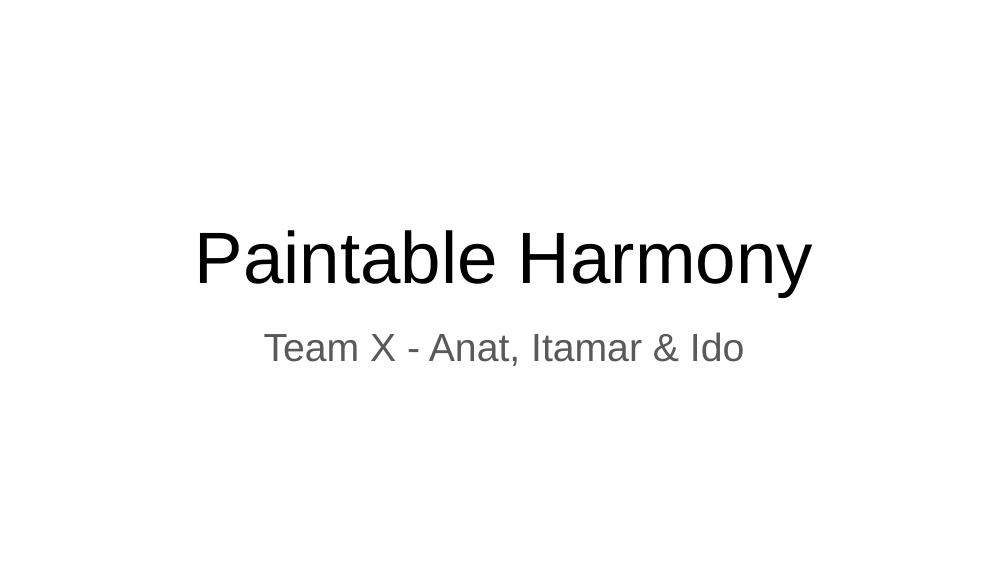
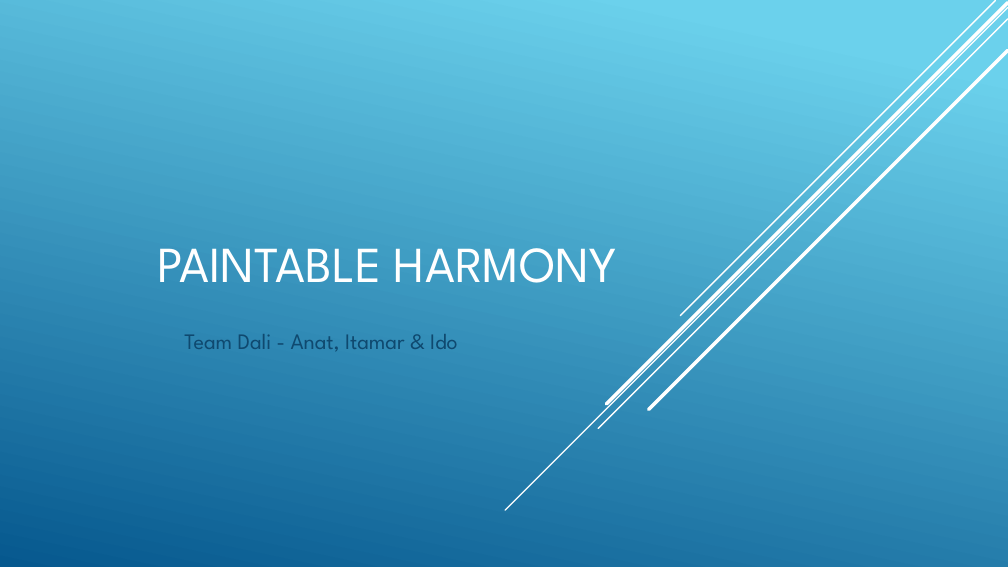
Before and after one commit to anatbal/musical_public, a slide deck: slide 1 of presentation/Paintable Harmony.pptx. Drawn at 1008x567 pixels with LibreOffice and Linux fonts; fonts in the diff are those of the drawing. Boxes give left, top, right and bottom in pixels: in the first picture for what was removed or moved away, otherwise in the second. Text is boxed around its words. In the diff, an @@ line names an element or a change of style, - is before the commit and + after.

Commit message:
Change Team name

```diff
--- a/presentation/Paintable Harmony.pptx
+++ b/presentation/Paintable Harmony.pptx
@@ background #FFFFFF to gradient #6ED2EB to #06588E @@
@@ line added from (1008, 8) to (505, 510), #FFFFFF 1 pt @@
@@ line added from (1008, 19) to (598, 428), #FFFFFF 1 pt @@
@@ line added from (1008, 3) to (607, 404), #FFFFFF 2.5 pt @@
@@ line added from (995, 1) to (680, 316), #FFFFFF 1 pt @@
@@ line added from (1008, 50) to (648, 409), #FFFFFF 2.5 pt @@
@@ title at [157, 248, 617, 283]: text changed; size 52 to 36 pt; font Arial to League Spartan; text colour #000000 to #FFFFFF @@
-Paintable Harmony
+PAINTABLE HARMONY
@@ subtitle at [184, 334, 457, 351]: text changed; size 28 to 15.8 pt; font Arial to League Spartan; text colour #595959 to #0F496F @@
-Team X - Anat, Itamar & Ido
+Team Dali - Anat, Itamar & Ido
```
Also in this commit, not shown: 9 other slides changed, 1 slide added.
